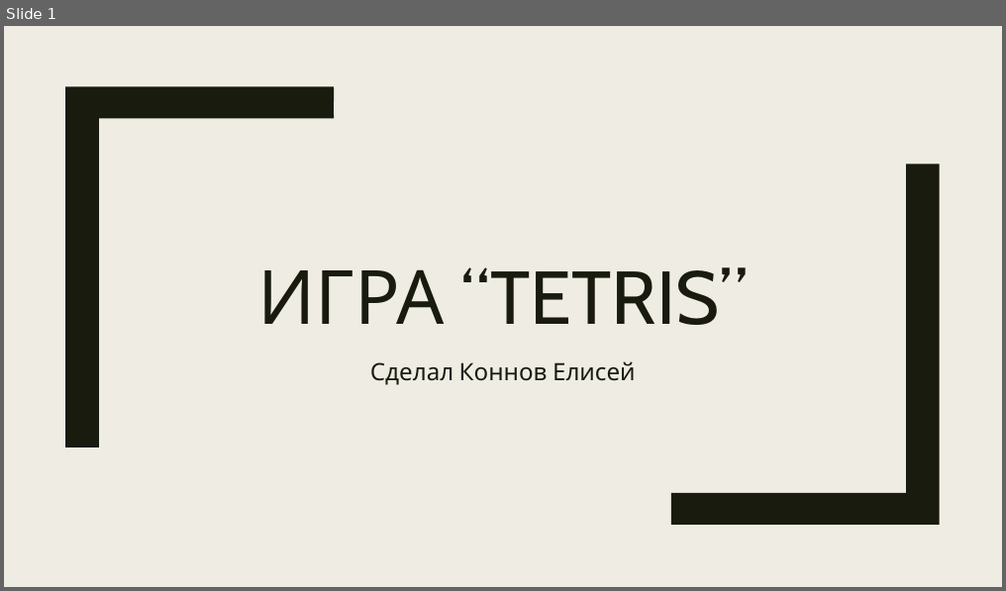
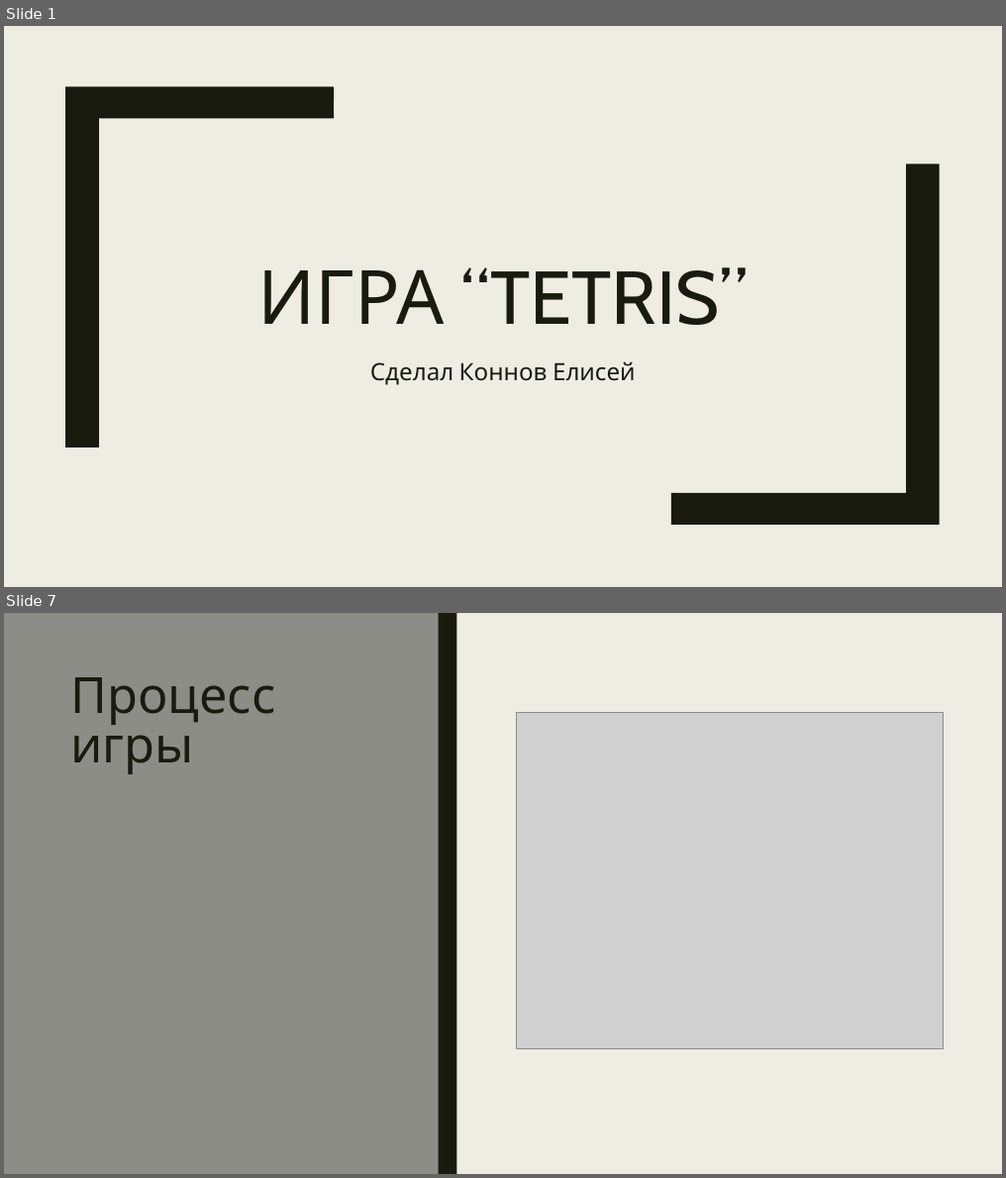
Before and after one commit to emerikko/Tetris, a slide deck: Tetris.pptx. Shown one above the other, each under a label of ours: slide 1 before the commit, slides 1 and 7 after it; the slides between them are not shown. The pictures are 1006x591 and 1006x1178 pixels, drawn with LibreOffice and Linux fonts; fonts in the diff are those of the drawing; grey boxes stand for pictures. Boxes give left, top, right and bottom in pixels: in the first picture for what was removed or moved away, otherwise in the second. Text is boxed around its words. In the diff, an @@ line names an element or a change of style, - is before the commit and + after.

```diff
--- a/Tetris.pptx
+++ b/Tetris.pptx
@@ slide 7 added at (x1=4, y1=613, x2=1002, y2=1174), background #EFEDE3 @@
@@ rectangle added at (x1=4, y1=613, x2=439, y2=1174), fill #8C8D86 @@
@@ rectangle added at (x1=439, y1=613, x2=456, y2=1174), fill #191B0E @@
@@ title added at (x1=70, y1=677, x2=275, y2=774), 48 pt, text #191B0E @@
+Процесс игры
@@ picture added at (x1=516, y1=713, x2=943, y2=1050) @@
```
Also in this commit, not shown: 4 slides changed, 4 other slides added, 9 other files.
